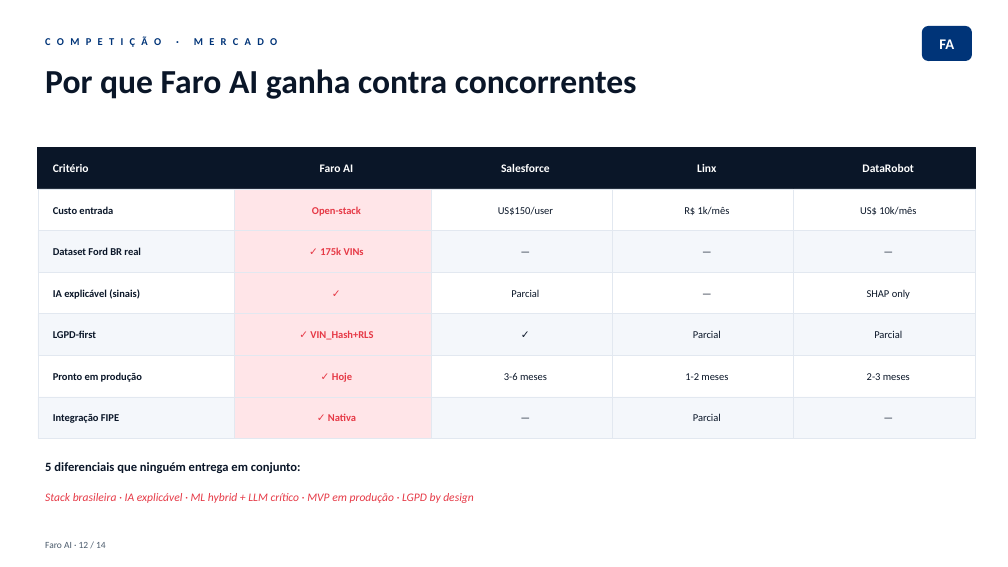
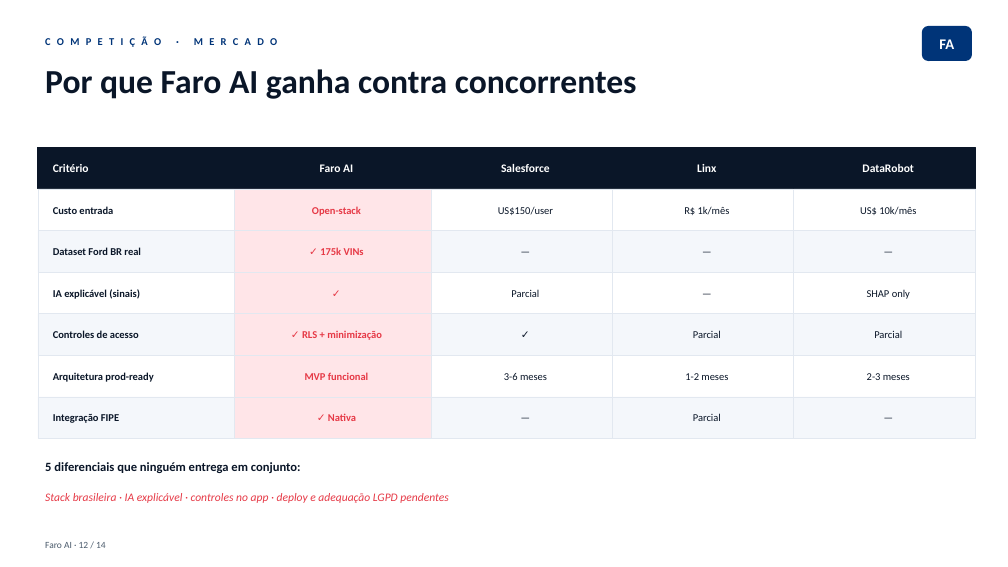
Before and after one commit to P0lid0/ford-fiap-challenge, a slide deck: slide 12 of docs/deliverables/Apresentacao_FaroAI.pptx. Drawn at 1008x567 pixels with LibreOffice and Linux fonts; fonts in the diff are those of the drawing. Boxes give left, top, right and bottom in pixels: in the first picture for what was removed or moved away, otherwise in the second. Text is boxed around its words. In the diff, an @@ line names an element or a change of style, - is before the commit and + after.

```diff
--- a/docs/deliverables/Apresentacao_FaroAI.pptx
+++ b/docs/deliverables/Apresentacao_FaroAI.pptx
@@ text at (53,330,139,338): text changed @@
-LGPD-first
+Controles de acesso
@@ text at (302,330,382,340): text changed @@
-✓ VIN_Hash+RLS
+✓ RLS + minimização
@@ text at (53,372,153,382): text changed @@
-Pronto em produção
+Arquitetura prod-ready
@@ text at (305,372,368,380): text changed @@
-✓ Hoje
+MVP funcional
@@ text at (45,493,448,503): text changed @@
-Stack brasileira · IA explicável · ML hybrid + LLM crítico · MVP em produção · LGPD by design
+Stack brasileira · IA explicável · controles no app · deploy e adequação LGPD pendentes
```
Also in this commit, not shown: 5 other slides changed, 1 slide added, 1 slide removed, 53 other files.
